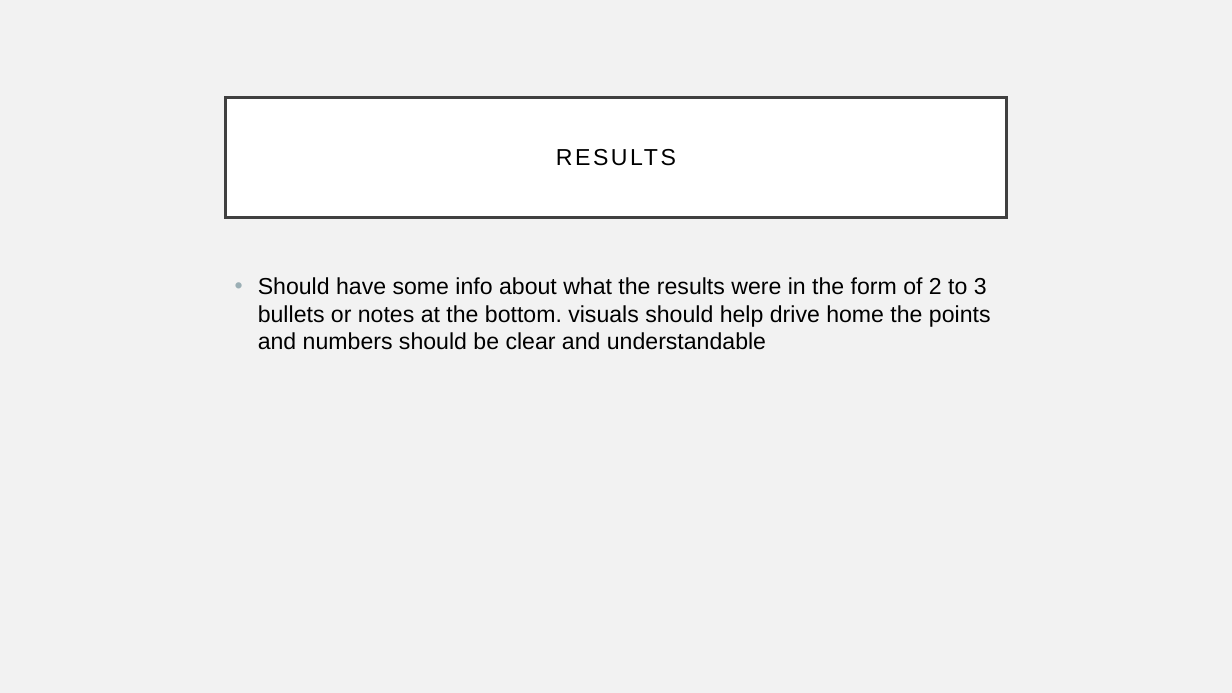
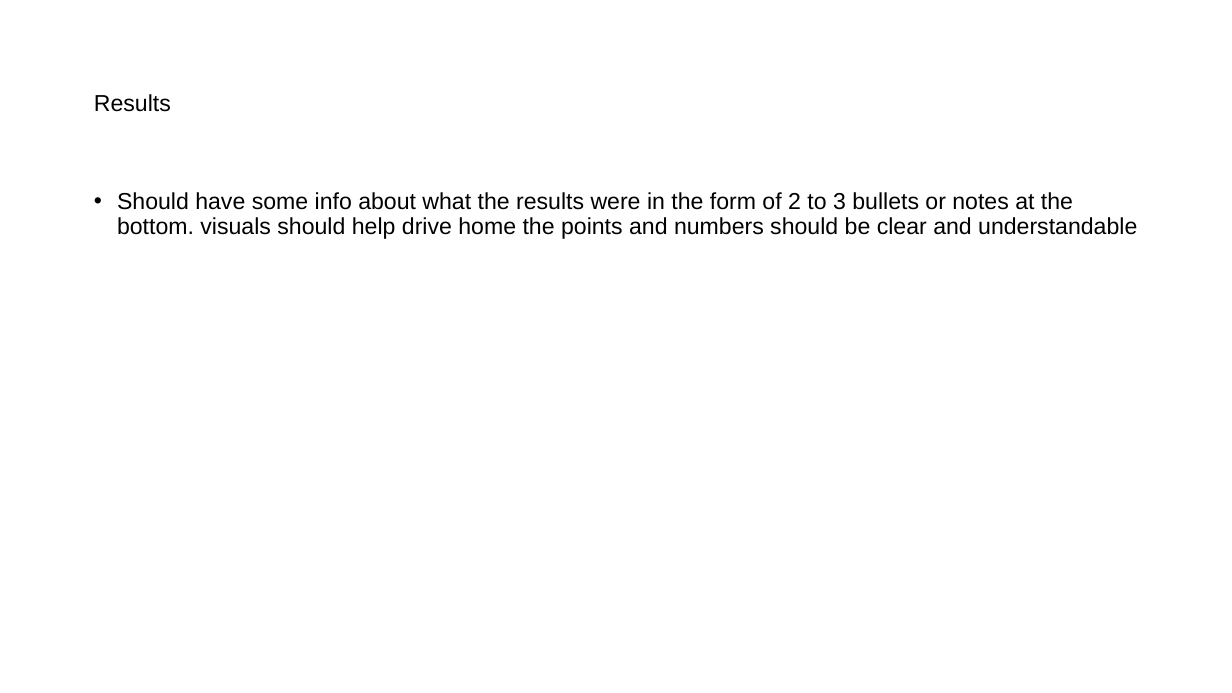
Before and after one commit to mathisme/ThinkfulDSFinalCapstone, a slide deck: slide 8 of PresentationTemplate.pptx. Drawn at 1232x693 pixels with LibreOffice and Linux fonts; fonts in the diff are those of the drawing. Boxes give left, top, right and bottom in pixels: in the first picture for what was removed or moved away, otherwise in the second. Text is boxed around its words. In the diff, an @@ line names an element or a change of style, - is before the commit and + after.

```diff
--- a/PresentationTemplate.pptx
+++ b/PresentationTemplate.pptx
@@ background #F2F2F2 to #FFFFFF @@
@@ title "Results": place and size @@
-title "Results" at bbox=[226, 97, 1006, 217]
+title "Results" at bbox=[94, 94, 171, 112]
@@ title "Results" at bbox=[94, 94, 171, 112]: fill #FFFFFF to none; outline #404040 2.5 pt to none @@
@@ title at bbox=[94, 94, 171, 112]: text changed @@
-RESULTS
+Results
@@ text "Should have some info about ...": place and size @@
-text "Should have some info about ..." at bbox=[258, 277, 991, 350]
+text "Should have some info about ..." at bbox=[117, 192, 1137, 239]
@@ text "Should have some info about ..." at bbox=[117, 192, 1137, 239]: line spacing 1 to 0.9 @@
```
Also in this commit, not shown: 12 other slides changed, 1 other file.
